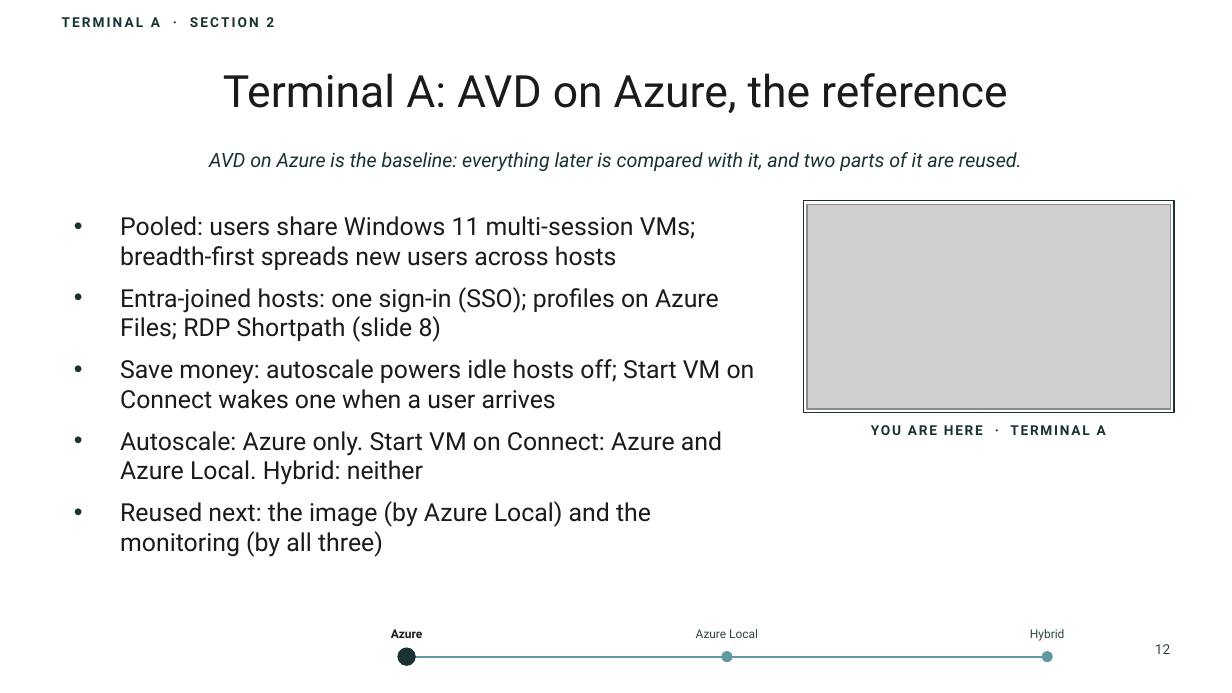
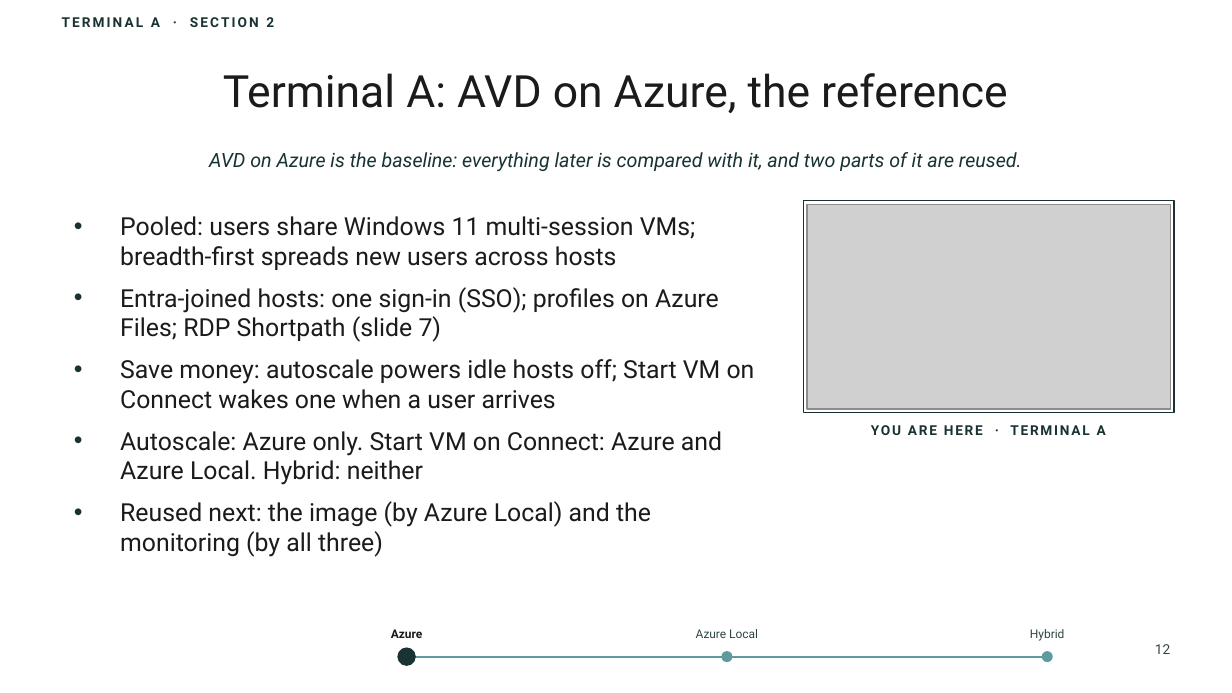
Before and after one commit to thisismydemo/nic2026_avd, a slide deck: slide 12 of presentation/AVD_Anywhere_NIC2026.pptx. Drawn at 1232x693 pixels with LibreOffice and Linux fonts; fonts in the diff are those of the drawing; grey boxes stand for pictures; background and template pictures are left out. Boxes give left, top, right and bottom in pixels: in the first picture for what was removed or moved away, otherwise in the second. Text is boxed around its words. In the diff, an @@ line names an element or a change of style, - is before the commit and + after.

```diff
--- a/presentation/AVD_Anywhere_NIC2026.pptx
+++ b/presentation/AVD_Anywhere_NIC2026.pptx
@@ text at box(120, 287, 719, 342): text changed @@
-• Entra-joined hosts: one sign-in (SSO); profiles on Azure Files; RDP Shortpath (slide 8)
+• Entra-joined hosts: one sign-in (SSO); profiles on Azure Files; RDP Shortpath (slide 7)
```
Also in this commit, not shown: 13 other slides changed.
